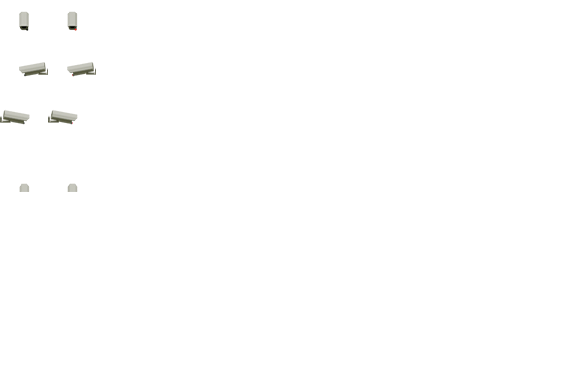
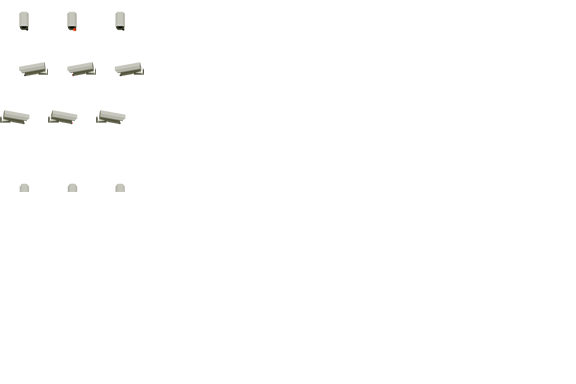
The second 576x384 image is a revision of the first. Changes to its layers:
added group "Face Right" with 3 layers above "Face Left" over (96, 109, 126, 125)
added layer "cam RL2 Light OFF copy 2" in group "Face Right" over (96, 109, 126, 125)
added group "Face Left" with 3 layers above "Face up" over (114, 62, 144, 77)
added layer "cam RL2 Light OFF copy" in group "Face Left" over (114, 62, 144, 77)
added group "Face up" with 3 layers above "Face down" over (115, 183, 125, 192)
added layer "Cam DT copy" in group "Face up" over (115, 183, 125, 192)
added group "Face down" with 5 layers above "Layer 1" over (67, 11, 125, 32)
hid "Cam TD Light ON", moved it into group "Face down" over (67, 11, 78, 31)
added layer "Light" in group "Face down" over (72, 27, 77, 32)
added layer "Cam TD Light OFF copy 2" in group "Face down" over (67, 11, 78, 32)
added layer "Cam TD Light OFF copy" in group "Face down" over (115, 11, 125, 31)
